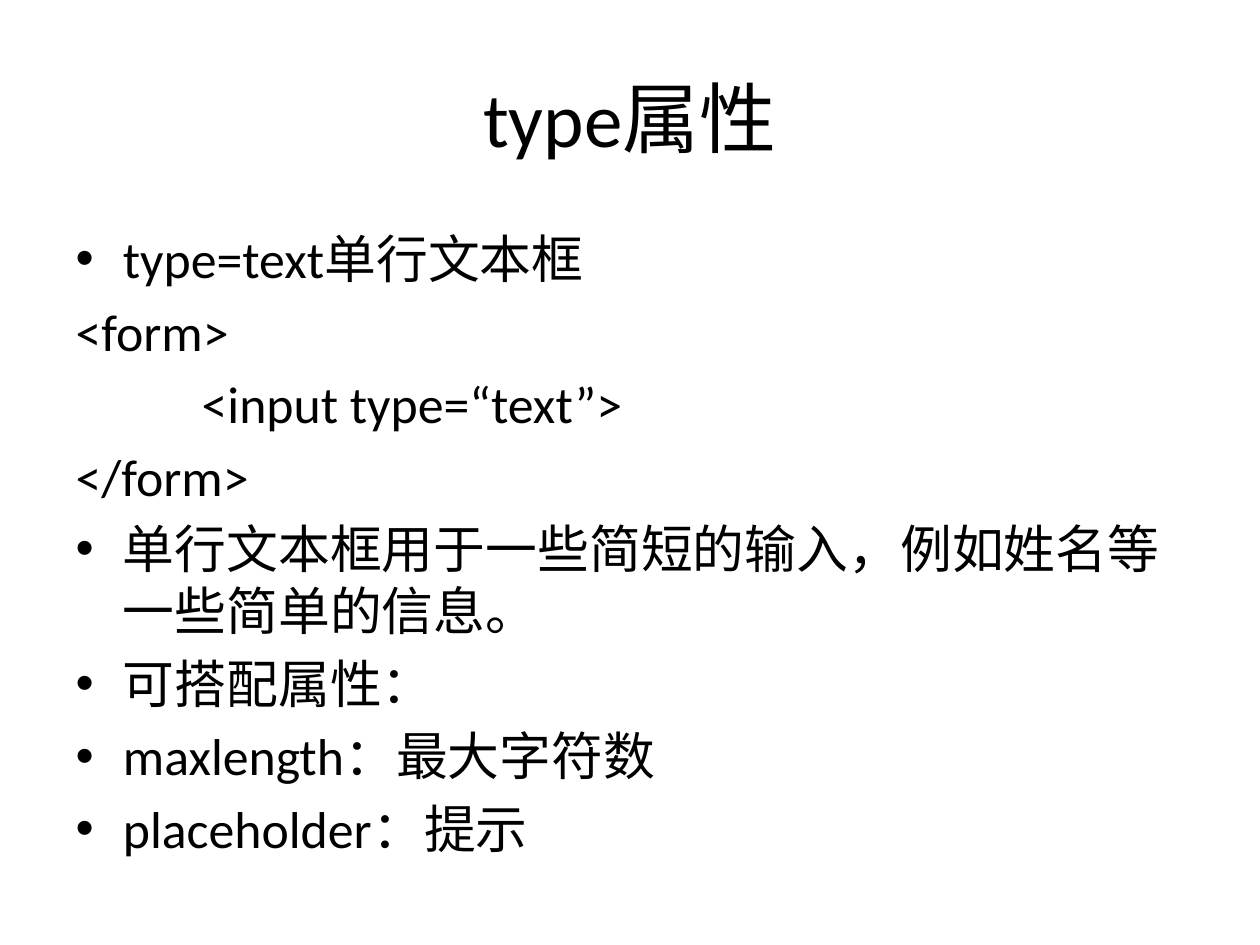
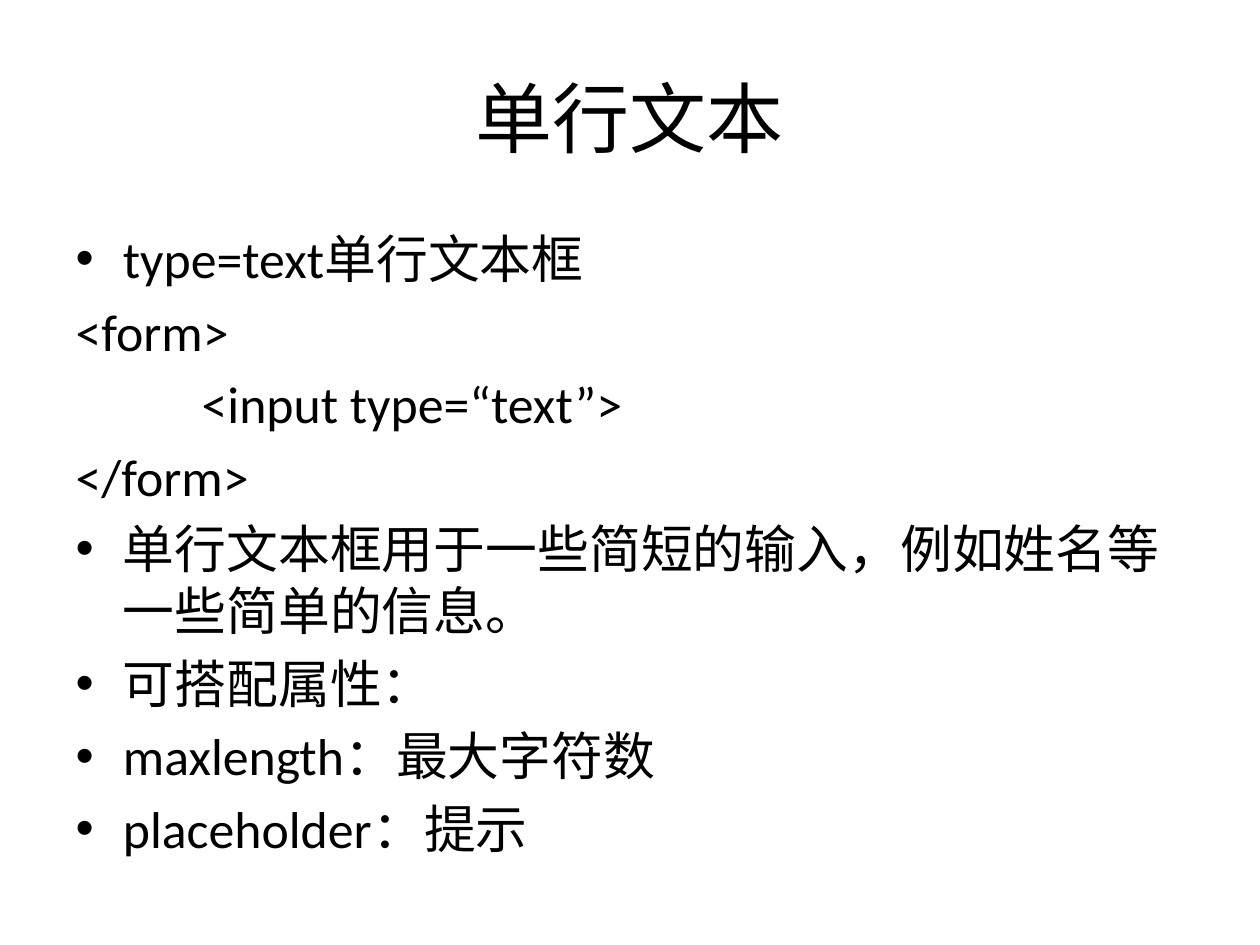
Before and after one commit to sans123wx/class, a slide deck: slide 7 of 网页设计与制作/课件/3/表单.pptx (slide 6 before the commit). Drawn at 1260x945 pixels with LibreOffice and Linux fonts; fonts in the diff are those of the drawing. Boxes give left, top, right and bottom in pixels: in the first picture for what was removed or moved away, otherwise in the second. Text is boxed around its words. In the diff, an @@ line names an element or a change of style, - is before the commit and + after.

```diff
--- a/网页设计与制作/课件/3/表单.pptx
+++ b/网页设计与制作/课件/3/表单.pptx
@@ title at (476,82,784,154): text changed @@
-type属性
+单行文本
```
Also in this commit, not shown: 1 other slide changed, 1 slide added, 4 other files.
